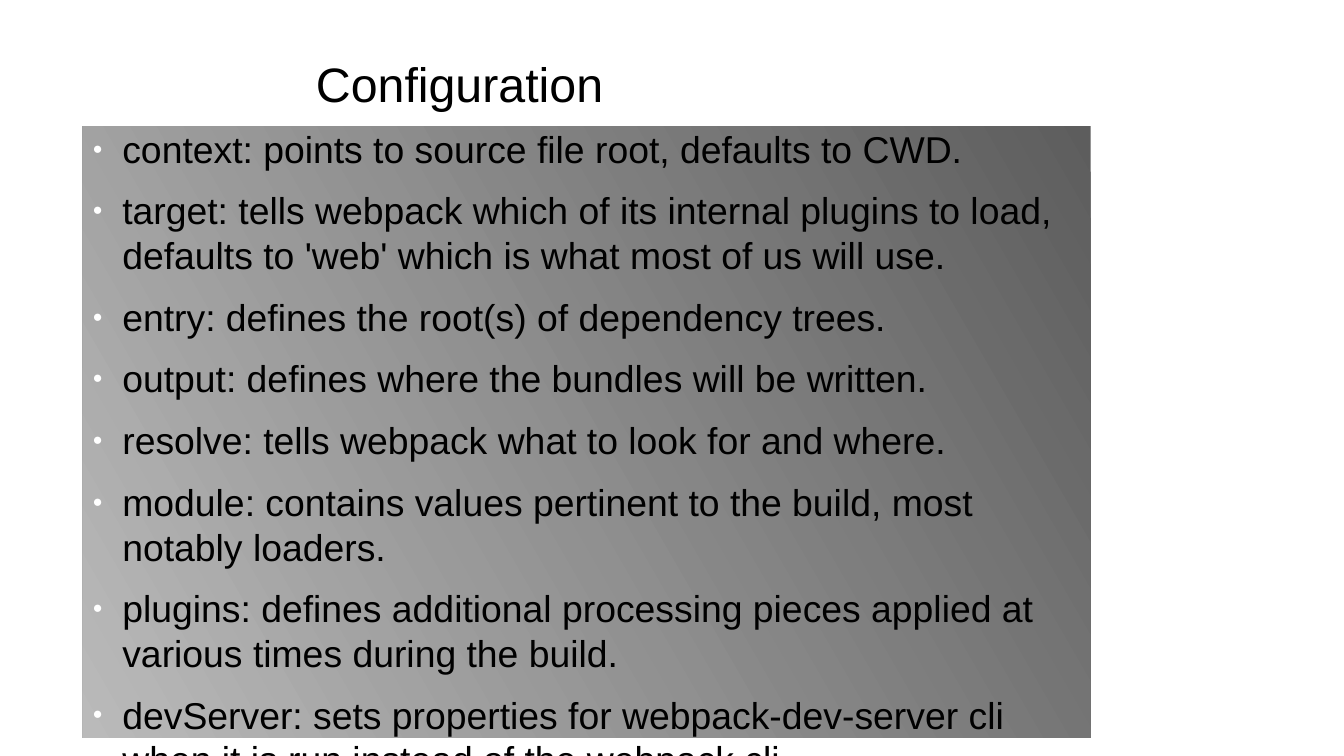
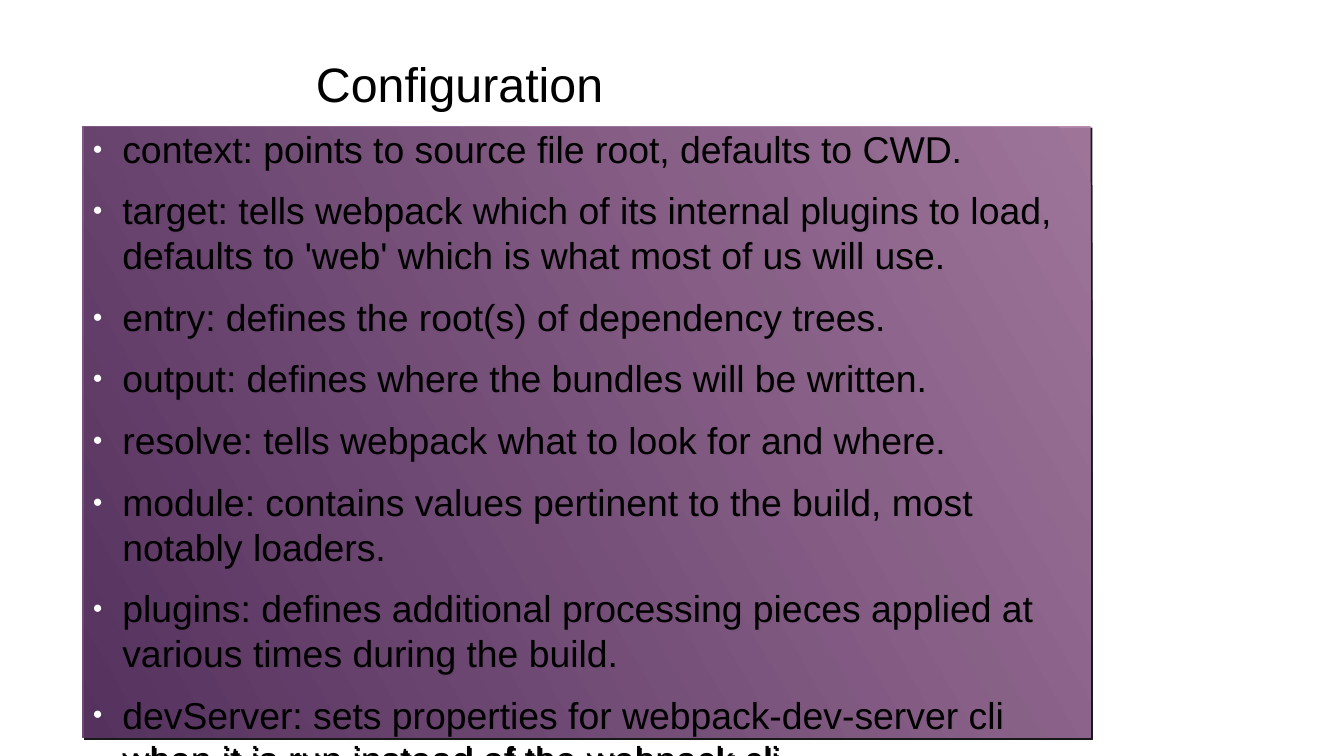
Before and after one commit to gharley/webpack-presi, a slide deck: slide 5 of webpack.odp. Drawn at 1344x756 pixels with LibreOffice and Linux fonts; fonts in the diff are those of the drawing; background and template pictures are left out. Boxes give left, top, right and bottom in pixels: in the first picture for what was removed or moved away, otherwise in the second. Text is boxed around its words. In the diff, an @@ line names an element or a change of style, - is before the commit and + after.

```diff
--- a/webpack.odp
+++ b/webpack.odp
@@ text "context: points to source file ..." at <box>82,126,1090,746</box>: fill gradient #4C4C4C to #B3B3B3 to gradient #AD7FA8 to #5C3566; shadow on @@
```
Also in this commit, not shown: 7 other slides changed, 5 other files.
